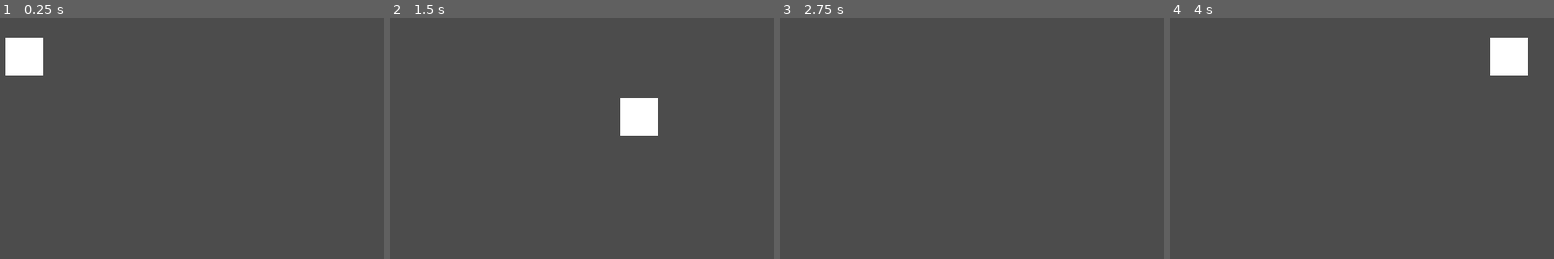
Above: before the commit, frames 1-4 (left to right).
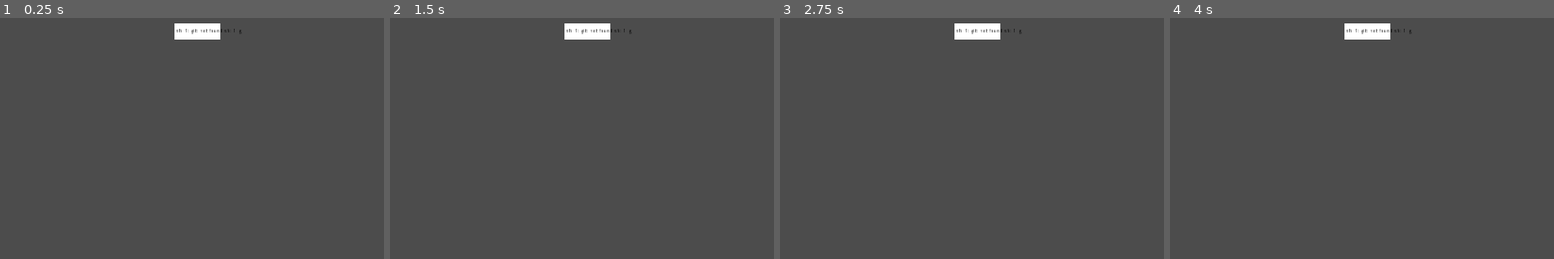
Above: after the commit, the same moments.

Repository: git-learning-game/oh-my-git
Game: Godot game, scene res://main.tscn
Two runs of this game, one before a commit and one after it. Both use one fixed random seed, a clock stepped at 60 frames per second and the inputs below.
Inputs:
- Up to frame 1 (0.25 s): no input
- Up to frame 2 (1.5 s): tap Enter at 0.5 s; hold Right (right) 0.53-1.28 s; hold Down (down) from 1.28 s (still down)
- Up to frame 3 (2.75 s): release Down (down) at 2.03 s; hold Right (right) from 2.03 s (still down)
- Up to frame 4 (4 s): tap Space at 2.75 s; release Right (right) at 2.78 s; hold Up (up) 2.78-3.53 s; tap Enter at 3.5 s; hold Left (left) from 3.53 s (still down)

The runs differ from the first frame. In frame 1, 2.4% of the frame differs, in the area x 1-63%, y 2-24%; in frame 2, 2.4%; in frame 3, 0.8%; in frame 4, 2.4%.

Commit message:
Basic visualization

Diff:
--- /dev/null
+++ b/arrow.gd
@@ -0,0 +1,19 @@
+extends Node2D
+
+var label = "label" setget label_set
+var target = Vector2(0,0) setget target_set
+
+func _ready():
+    pass
+
+func _process(delta):
+    var t = get_node("../..").objects[target]
+    $Line.points[1] = t.position - global_position
+    $Label.position = ($Line.points[0] + $Line.points[1])/2
+
+func label_set(new_label):
+    label = new_label
+    $Label/ID.text = label
+
+func target_set(new_target):
+    target = new_target
--- /dev/null
+++ b/arrow.tscn
@@ -0,0 +1,24 @@
+[gd_scene load_steps=2 format=2]
+
+[ext_resource path="res://arrow.gd" type="Script" id=1]
+
+[node name="Arrow" type="Node2D"]
+script = ExtResource( 1 )
+
+[node name="Line" type="Line2D" parent="."]
+z_index = -1
+points = PoolVector2Array( -0.480499, -0.11055, 205.769, 94.6112 )
+
+[node name="Label" type="Node2D" parent="."]
+position = Vector2( 102, 46 )
+
+[node name="ID" type="Label" parent="Label"]
+margin_left = -19.374
+margin_top = -5.93085
+margin_right = 20.626
+margin_bottom = 8.06915
+text = "label"
+align = 1
+__meta__ = {
+"_edit_use_anchors_": false
+}
--- a/main.gd
+++ b/main.gd
@@ -1,7 +1,17 @@
 extends Node2D
+
+var node = preload("res://node.tscn")
+
+var objects = {}
 
 func _ready():
     for o in all_objects():
+        var n = node.instance()
+        n.id = o
+        n.type = object_type(o)
+        var viewport_size = get_viewport_rect().size
+        n.position = Vector2(rand_range(0, viewport_size.x), rand_range(0, viewport_size.y))
+
         print(" ")
         print(o)
         var type = object_type(o)
@@ -13,6 +23,7 @@
             "tree":
                 print("Children:")
                 print(tree_children(o))
+                n.children = tree_children(o)
             "commit":
                 print("Tree:")
                 print(commit_tree(o))
@@ -20,11 +31,15 @@
                 print("Parents:")
                 print(commit_parents(o))
 
+                n.children = [commit_tree(o)] + commit_parents(o)
+        add_child(n)
+        objects[o] = n
+
 func git(args, splitlines = false):
     var output = []
     var a = args.split(" ")
-    a.insert(0, "-C")
-    a.insert(1, "/home/seb/tmp/godotgit")
+    #a.insert(0, "-C")
+    #a.insert(1, "/home/seb/tmp/godotgit")
     #print ("Running: ", a)
     OS.execute("git", a, true, output, true)
     var o = output[0]
--- a/main.tscn
+++ b/main.tscn
@@ -1,10 +1,6 @@
-[gd_scene load_steps=3 format=2]
+[gd_scene load_steps=2 format=2]
 
-[ext_resource path="res://player.tscn" type="PackedScene" id=1]
 [ext_resource path="res://main.gd" type="Script" id=2]
 
 [node name="Main" type="Node2D"]
 script = ExtResource( 2 )
-
-[node name="Player" parent="." instance=ExtResource( 1 )]
-position = Vector2( 960, 540 )
--- /dev/null
+++ b/node.gd
@@ -0,0 +1,40 @@
+extends Node2D
+
+var id setget id_set
+
+var type setget type_set
+
+var children = [] setget children_set
+
+var arrow = preload("res://arrow.tscn")
+
+func _ready():
+    pass
+
+func _process(delta):
+    pass
+
+func id_set(new_id):
+    id = new_id
+    $ID.text = id
+
+func type_set(new_type):
+    type = new_type
+    $ID.text = new_type + " " + $ID.text.substr(0,8)
+    match new_type:
+        "blob":
+            $Rect.color = Color.gray
+        "tree":
+            $Rect.color = Color.darkgreen
+        "commit":
+            $Rect.color = Color.orange
+        "tag":
+            $Rect.color = Color.blue
+
+func children_set(new_children):
+    children = new_children
+    for c in children:
+        var a = arrow.instance()
+        a.label = "test"
+        a.target = c
+        add_child(a)
--- /dev/null
+++ b/node.tscn
@@ -0,0 +1,27 @@
+[gd_scene load_steps=2 format=2]
+
+[ext_resource path="res://node.gd" type="Script" id=1]
+
+[node name="Node" type="Node2D"]
+script = ExtResource( 1 )
+
+[node name="Rect" type="ColorRect" parent="."]
+margin_left = -62.0578
+margin_top = -20.6286
+margin_right = 61.9422
+margin_bottom = 21.3714
+__meta__ = {
+"_edit_use_anchors_": false
+}
+
+[node name="ID" type="Label" parent="."]
+margin_left = -57.0578
+margin_top = -7.6286
+margin_right = 58.9422
+margin_bottom = 16.3714
+custom_colors/font_color = Color( 0, 0, 0, 1 )
+text = "object_id"
+align = 1
+__meta__ = {
+"_edit_use_anchors_": false
+}
